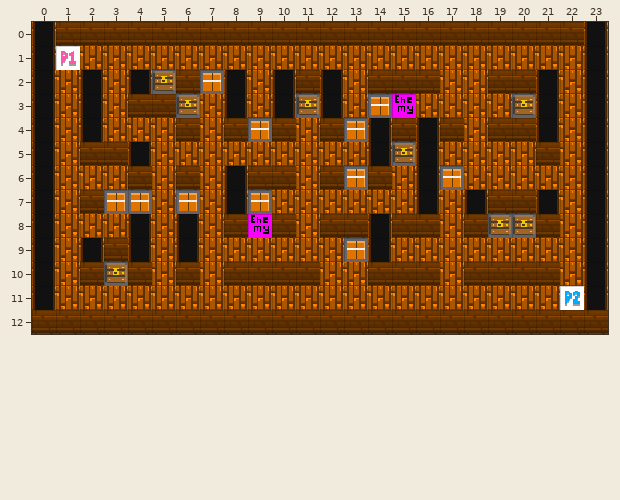
One commit to this Tiled map: attic.tmx. The picture above is the old version.
Cells are 16x16 px. Shown: x 0..23, y 0..12. Tiles whose own drawing changed are shown in their newer look in all pictures.
Once edited:
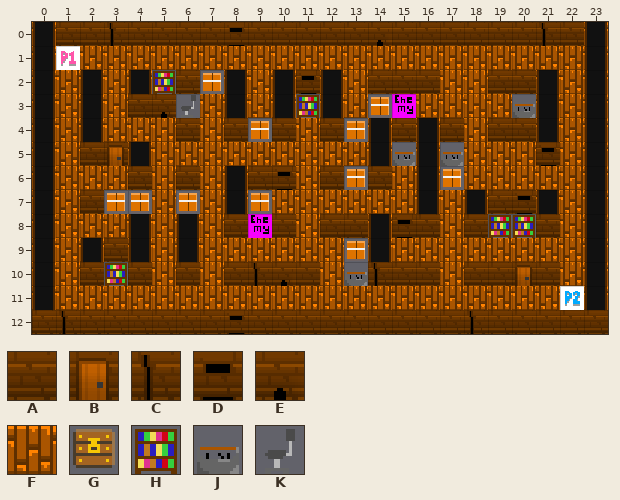
Key: from "map-tiles": A 8, B 9, C 10, D 11, E 12, F 13, G 38, H 46, J 48, K 52.
_ is an empty cell.
Difference:
Layer "Tile Layer 1":
y 0: x 3 A -> C; x 8 A -> D; x 14 A -> E; x 21 A -> C
y 2: x 5 G -> H; x 11 A -> D
y 3: x 5..6 AG -> EK; x 11 G -> H; x 20 G -> J
y 5: x 3 A -> B; x 15 G -> J; x 17 F -> J; x 21 A -> D
y 6: x 10 A -> D
y 7: x 20 A -> D
y 8: x 15 A -> D; x 19..20 GG -> HH
y 10: x 3 G -> H; x 9..10 AA -> CE; x 13..14 FA -> JC; x 20 A -> B
y 12: x 1 A -> C; x 8 A -> D; x 18 A -> C
